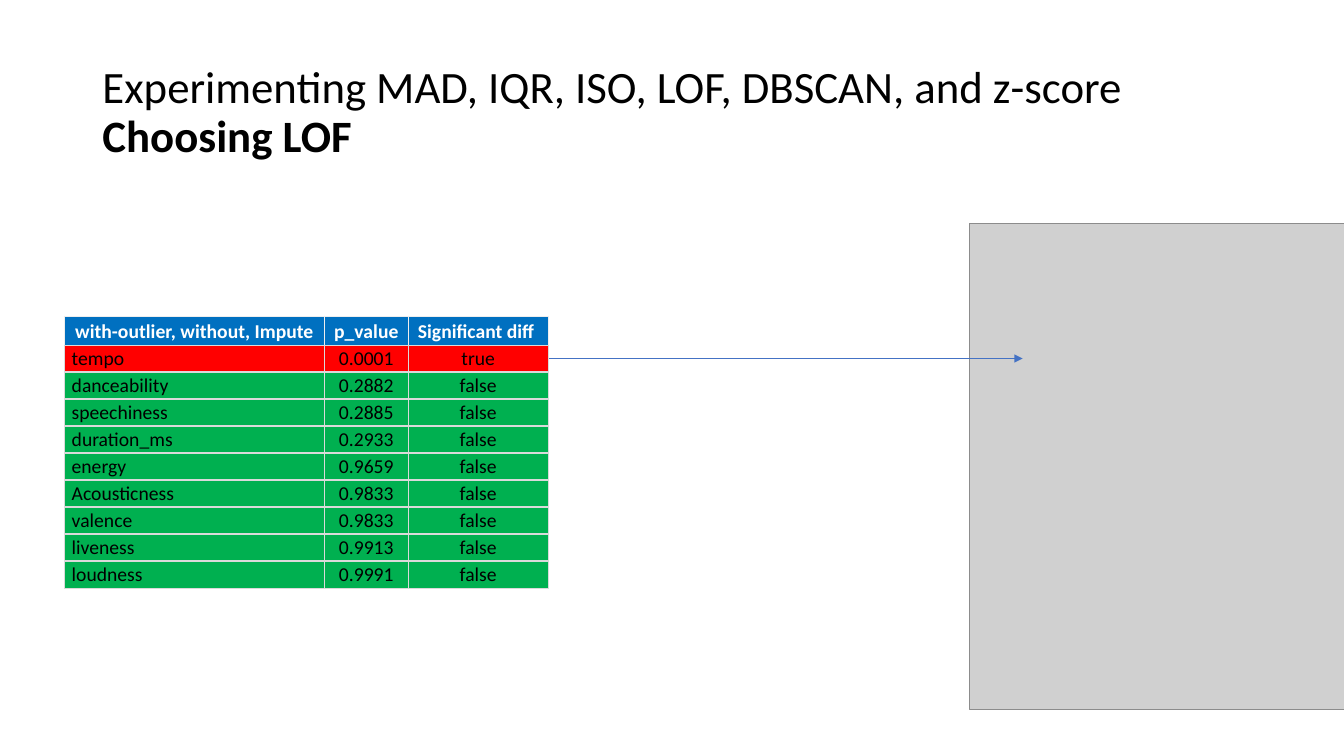
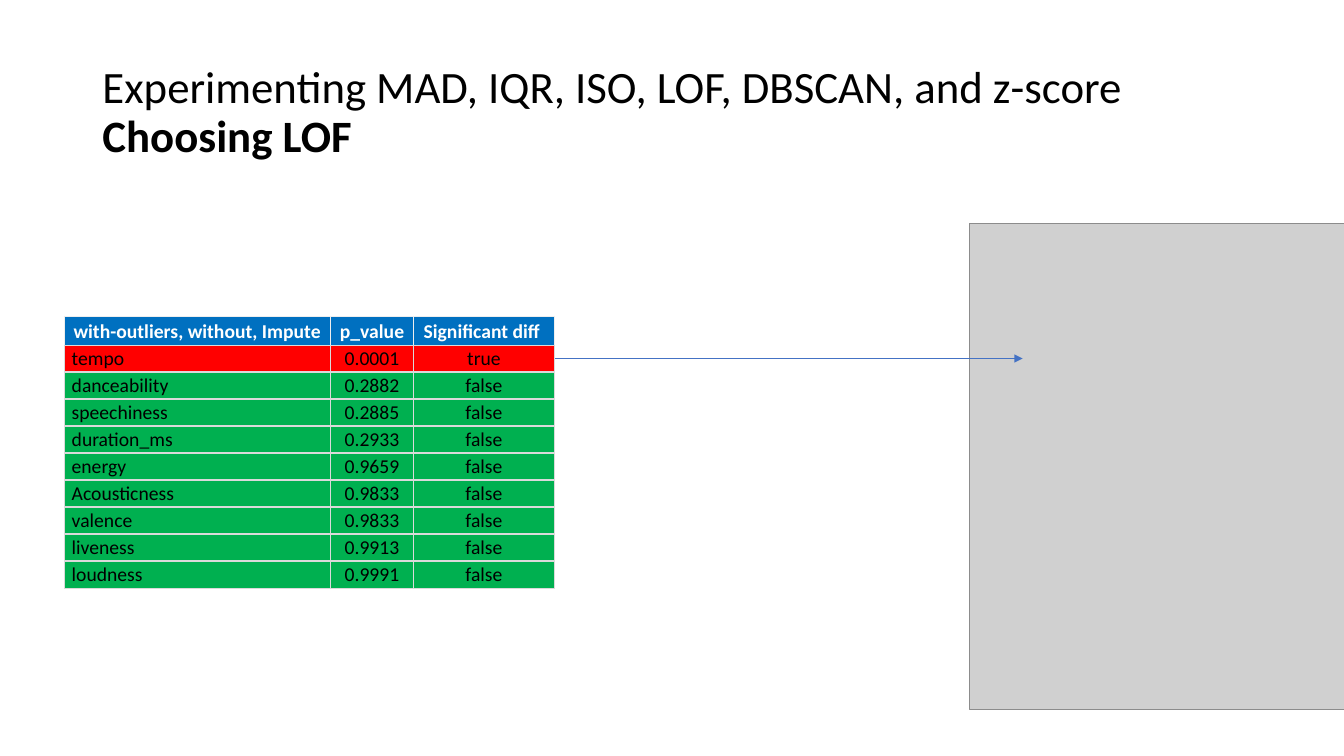
Before and after one commit to GuyRayOv/Spotify, a slide deck: slide 8 of data/ProjectPresentation.pptx. Drawn at 1344x756 pixels with LibreOffice and Linux fonts; fonts in the diff are those of the drawing; grey boxes stand for pictures. Boxes give left, top, right and bottom in pixels: in the first picture for what was removed or moved away, otherwise in the second. Text is boxed around its words. In the diff, an @@ line names an element or a change of style, - is before the commit and + after.

```diff
--- a/data/ProjectPresentation.pptx
+++ b/data/ProjectPresentation.pptx
@@ table at box(65, 317, 555, 585) @@
-row 1, column 1: with-outlier, without, Impute
+row 1, column 1: with-outliers, without, Impute
@@ table: place and size @@
-table at box(65, 317, 548, 585)
+table at box(65, 317, 555, 585)
```
Also in this commit, not shown: 1 other slide changed.
